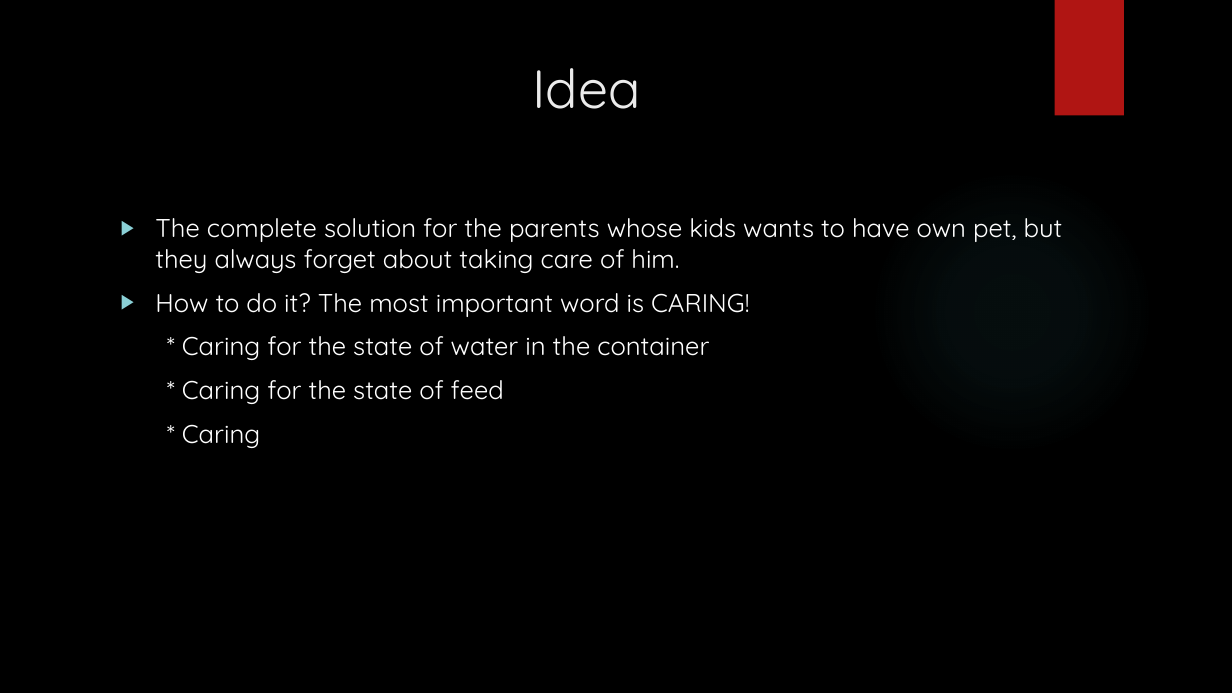
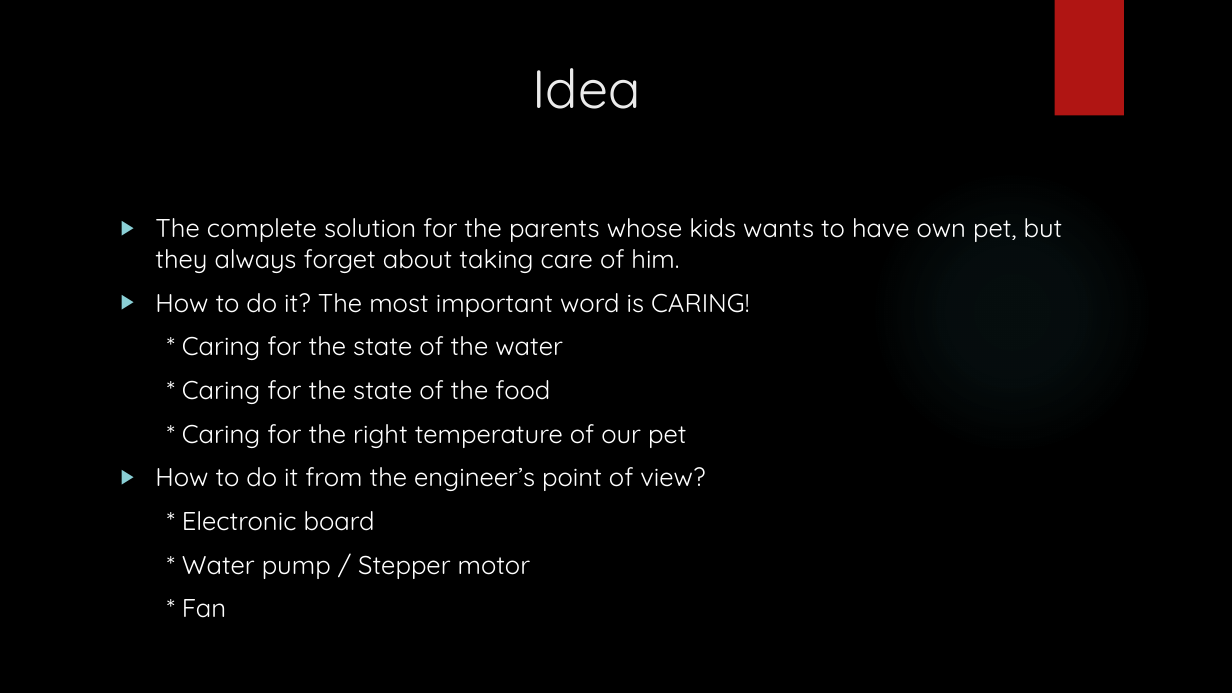
Before and after one commit to dpozimski/smart-hamster-cage, a slide deck: slide 2 of Docs/ProjectOverview.pptx. Drawn at 1232x693 pixels with LibreOffice and Linux fonts; fonts in the diff are those of the drawing; background and template pictures are left out. Boxes give left, top, right and bottom in pixels: in the first picture for what was removed or moved away, otherwise in the second. Text is boxed around its words. In the diff, an @@ line names an element or a change of style, - is before the commit and + after.

Commit message:
pptx

```diff
--- a/Docs/ProjectOverview.pptx
+++ b/Docs/ProjectOverview.pptx
@@ text at box(155, 336, 705, 618): text changed @@
-* Caring for the state of water in the container
-* Caring for the state of feed
-* Caring
+* Caring for the state of the water
+* Caring for the state of the food
+* Caring for the right temperature of our pet
+▶ How to do it from the engineer’s point of view?
+* Electronic board
+* Water pump / Stepper motor
+* Fan
```
Also in this commit, not shown: 4 slides added, 12 other files.
